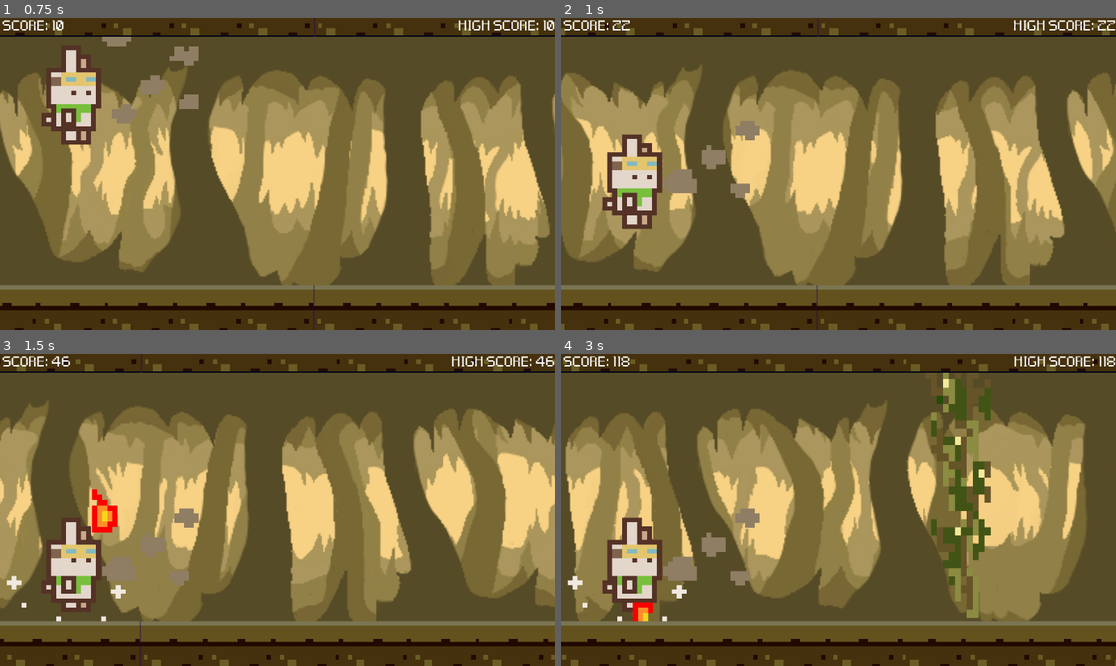
Above: before the commit, frames 1-4 (two rows, left to right).
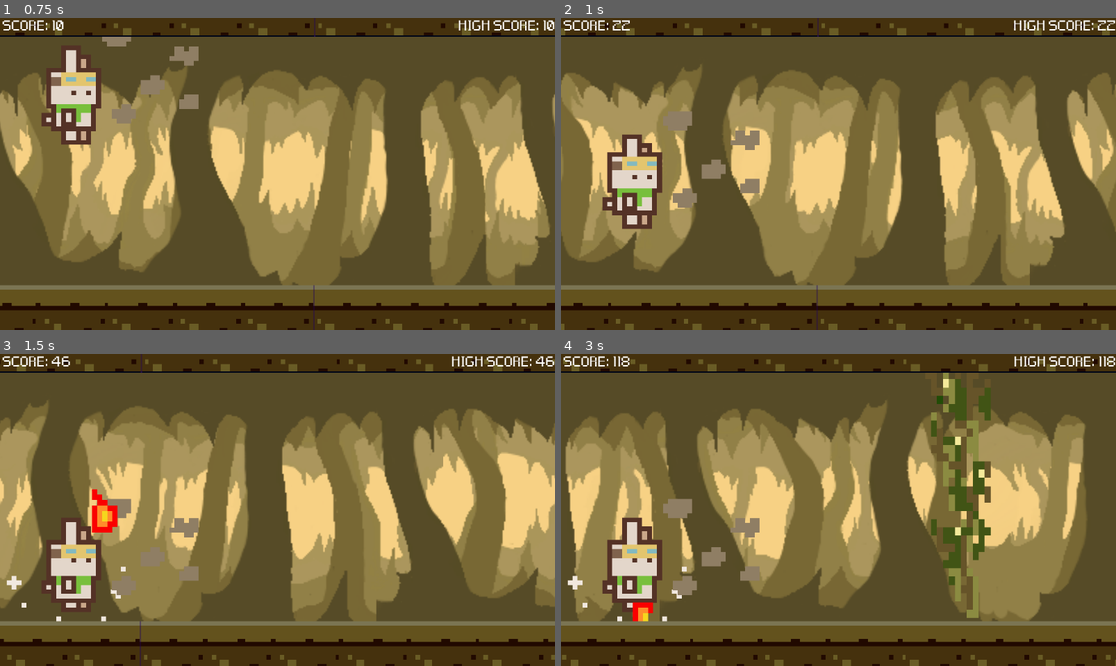
Above: after the commit, the same moments.

Repository: maryandrearv/the-elemental-path
Game: Godot game, scene res://scenes/main.tscn
Same seed, same stepped clock (60 frames per second), same inputs: the game is played once before the commit and once after it.
Inputs:
- Up to frame 1 (0.75 s): tap Space at 0.5 s; tap E (earth) at 0.6 s
- Up to frame 2 (1 s): tap Enter (ui_accept) at 0.77 s
- Up to frame 3 (1.5 s): tap R (fire) at 1.35 s
- Up to frame 4 (3 s): tap Enter (ui_accept) at 1.52 s; tap E (earth) at 2.1 s; tap R (fire) at 2.85 s

Frame 1 is identical in both runs. In frame 2, 1.6% of the frame differs, in the area x 18-36%, y 29-61%; in frame 3, 1.5%; in frame 4, 1.6%.

Commit message:
no changes

Diff:
--- a/runner/scenes/Echo.tscn
+++ b/runner/scenes/Echo.tscn
@@ -187,7 +187,8 @@
 scale = Vector2(5, 5)
 sprite_frames = SubResource("SpriteFrames_a8h5c")
 animation = &"earth"
-frame_progress = 0.452353
+frame = 1
+frame_progress = 0.164959
 
 [node name="Fire" type="AnimatedSprite2D" parent="."]
 visible = false
Not shown: 2 places in runner/scenes/Echo.tscn that only renumber resources
Not shown, added: The-Elemental-Path-Proto.zip
